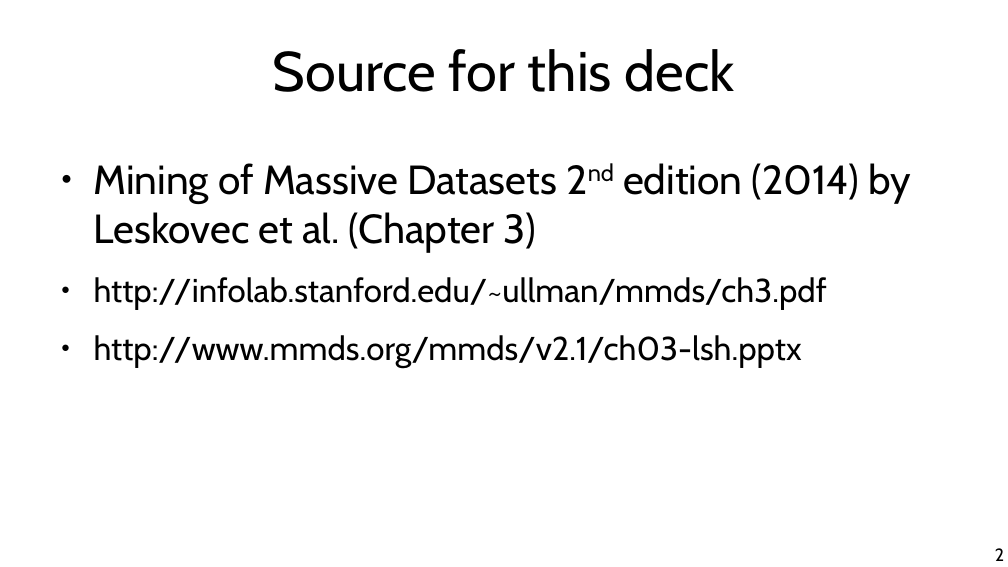
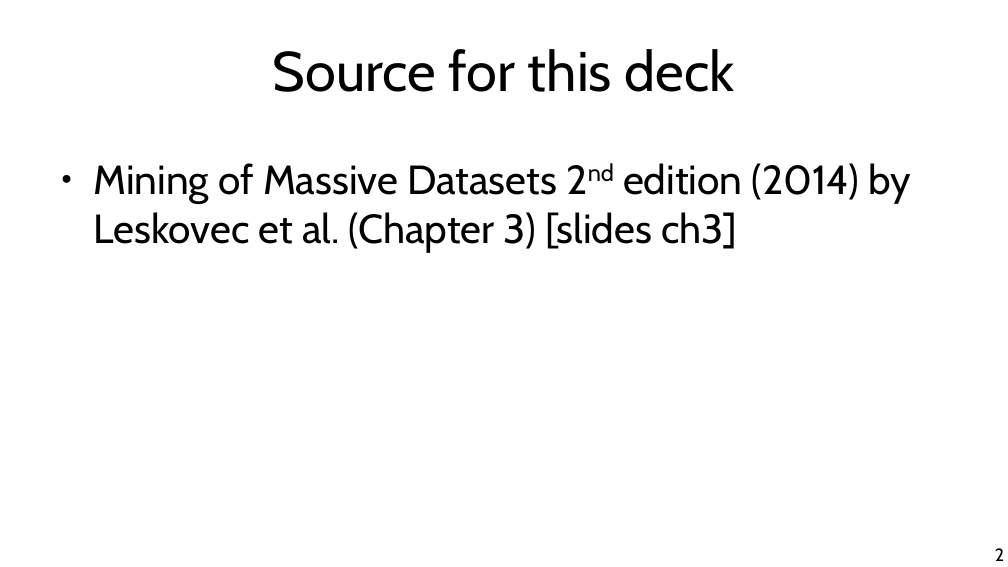
Before and after one commit to marco-calautti/data-mining-course, a slide deck: slide 2 of theory/tt04_fast_near_neighbor.odp. Drawn at 1008x567 pixels with LibreOffice and Linux fonts; fonts in the diff are those of the drawing. Boxes give left, top, right and bottom in pixels: in the first picture for what was removed or moved away, otherwise in the second. Text is boxed around its words. In the diff, an @@ line names an element or a change of style, - is before the commit and + after.

```diff
--- a/theory/tt04_fast_near_neighbor.odp
+++ b/theory/tt04_fast_near_neighbor.odp
@@ text at bbox=[94, 163, 912, 252]: text changed; size 26 to 32 pt @@
-● Mining of Massive Datasets 2nd edition (2014) by Leskovec et al. (Chapter 3)
-● http://infolab.stanford.edu/~ullman/mmds/ch3.pdf
-● http://www.mmds.org/mmds/v2.1/ch03-lsh.pptx
+● Mining of Massive Datasets 2nd edition (2014) by Leskovec et al. (Chapter 3) [slides ch3]
```
Also in this commit, not shown: 26 other slides changed, 6 slides added, 1 other file.
